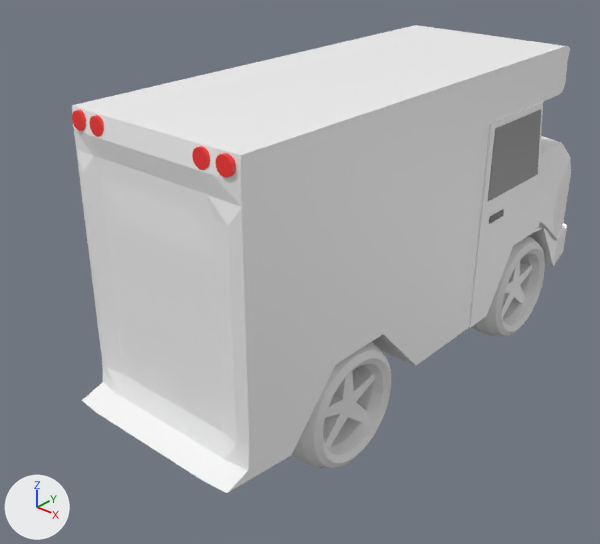
What one commit did to the Blender file Assets/truck.blend.
Rendered twice from a camera (50 mm lens) standing at (6.48, -7.24, 4.18) and looking at (-0.49, 0.7, -1.02). Arrows for +X, +Y and +Z are at lower left; the lights stay in place.

Names of what the first picture shows: 'Back of truck', 'Cylinder', 'Cylinder.001', 'Doors', 'FRight rim', 'FRightwheel', 'LeftRight windows', 'RRight rim', 'RRight wheel', 'front truck'.
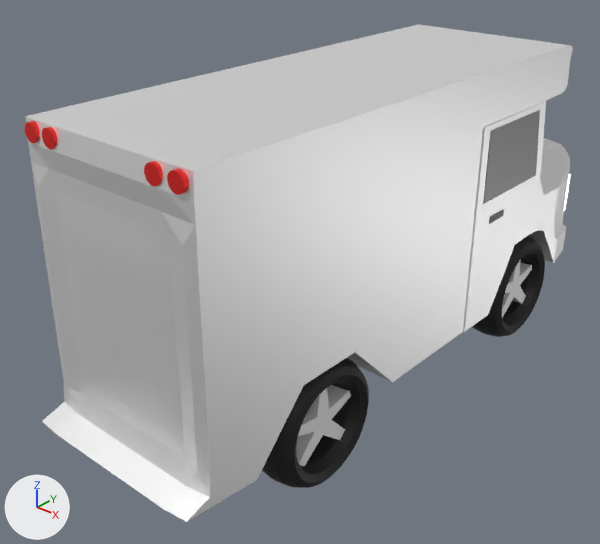
Edits to the bpy script that builds the scene:
```text
Change mat_material_007:
    mat_material_007.metallic: 0.0 -> 0.72
Change mat_material_006:
    mat_material_006.metallic: 0.0 -> 0.72
Change mat_material_008:
    mat_material_008.metallic: 0.0 -> 0.72
Add mat_material_015:
    mat_material_015 = principled_material('Material.015')
    mat_material_015.base_color = (0.035, 0.035, 0.035)  # black #353535
    mat_material_015.metallic = 0.72
Add mat_material_014:
    mat_material_014 = principled_material('Material.014')
    mat_material_014.base_color = (0.035, 0.035, 0.035)  # black #353535
    mat_material_014.metallic = 0.72
Change me_cube_002:
    used by ob_back_of_truck; location = (0.0, 1.01, 0.0); scale = (1.3, 3.0, 2.0)
    remove me_cube_002.from_pydata(...)  # 554 vertices, 545 faces; spans x -1.0..1.0, y -1.23..1.21, z -1.0..0.9
    add me_cube_002.from_pydata(...)  # 554 vertices, 545 faces; spans x -1.0..1.0, y -1.42..1.24, z -1.0..0.9
    me_cube_002 part 1: 254 of the vertices in x -1.0..1.0, y -1.23..0.01, z -1.0..0.9 are moved by (0.0, -0.19, 0.0)
    me_cube_002 part 2: all 256 vertices in x -1.0..1.0, y 0.63..1.21, z -1.0..0.9 are moved by (0.0, 0.03, 0.0)
Change me_torus:
    where me_torus.from_pydata(...)  # 576 vertices, 576 faces; spans x -1.25..1.25, y -1.25..1.25, z -0.25..0.25
    add me_torus.materials.append(mat_material_014)  # black #353535
Change me_torus_003:
    where me_torus_003.from_pydata(...)  # 576 vertices, 576 faces; spans x -1.25..1.25, y -1.25..1.25, z -0.25..0.25
    add me_torus_003.materials.append(mat_material_015)  # black #353535
Change ob_cylinder:
    ob_cylinder.location: (-1.12, -1.71, 1.67) -> (-1.12, -2.29, 1.67)
Change ob_cylinder_001:
    ob_cylinder_001.location: (-0.81, -1.71, 1.67) -> (-0.81, -2.29, 1.67)
Change ob_rright_wheel:
    ob_rright_wheel.location: (0.98, -0.3, -1.99) -> (0.98, -0.8, -1.99)
Change ob_rright_rim:
    ob_rright_rim.location: (0.98, -0.3, -1.99) -> (0.98, -0.8, -1.99)
```

What differs and where, as boxes [x1, y1, x2, y2] in the pictures (600 x 544 px; the box of a moved part takes in the faces that stretch with it):
'Back of truck', surface changed, reshaped (10% wider, 6% taller)
    before: [72, 25, 570, 493]
    after: [25, 24, 573, 522]
'RRight wheel', recoloured, moved
    before: [292, 342, 391, 468]
    after: [262, 358, 369, 488]
'Doors', surface changed (grey to white)
    both: [463, 102, 545, 332]
'front truck', surface changed
    both: [528, 136, 571, 267]
'RRight rim', moved
    before: [323, 369, 374, 447]
    after: [296, 385, 351, 466]
'FRightwheel', recoloured (grey to black)
    both: [472, 236, 545, 337]
'Cylinder.001', moved
    before: [89, 115, 104, 137]
    after: [42, 127, 57, 149]
'Cylinder', moved
    before: [72, 110, 86, 131]
    after: [25, 121, 39, 143]
part 1 of me_cube_002, moved or reshaped
    before: [72, 45, 489, 493]
    after: [25, 45, 488, 522]
part 2 of me_cube_002, moved or reshaped
    before: [332, 25, 570, 332]
    after: [329, 24, 573, 333]
